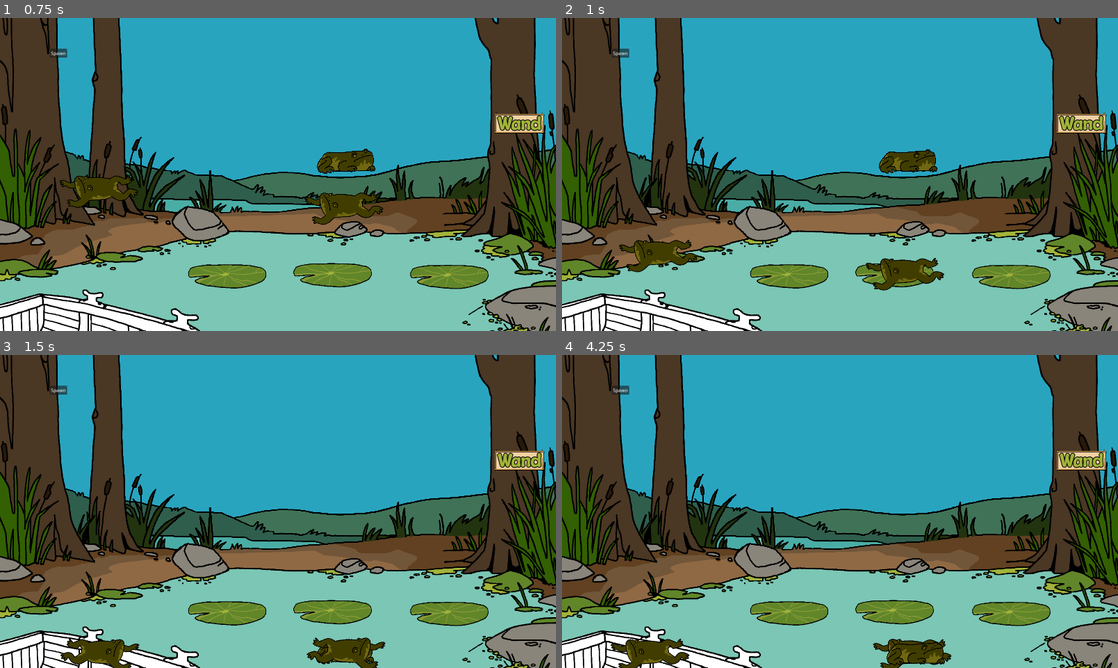
Above: before the commit, frames 1-4 (two rows, left to right).
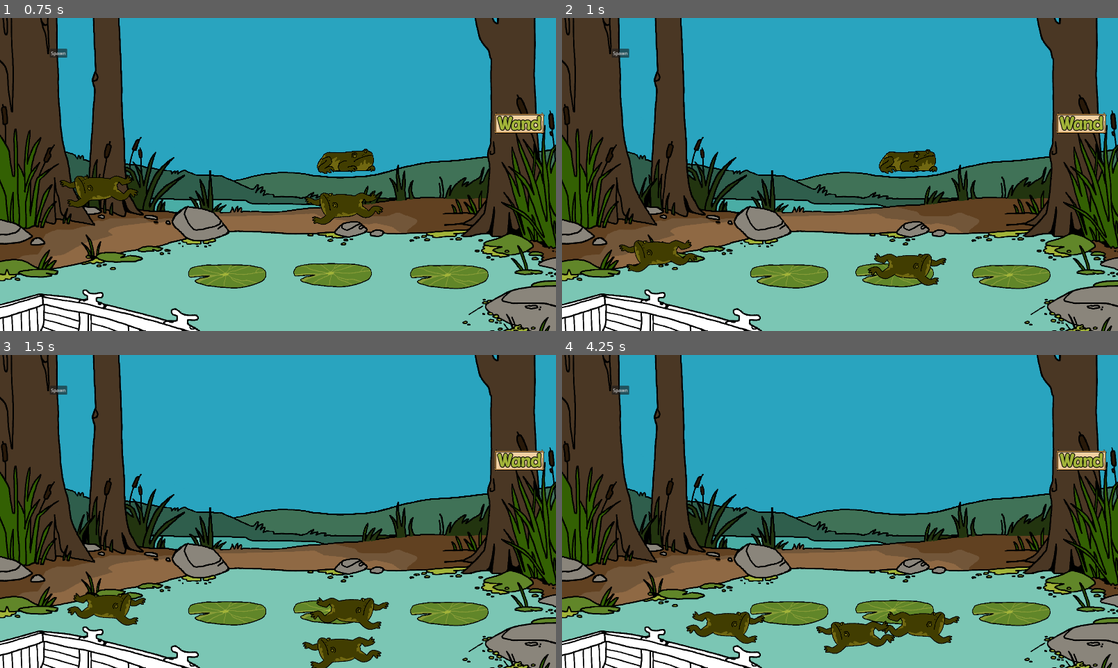
Above: after the commit, the same moments.

Repository: NotTom31/FroggeeToadems
Game: Godot game, scene res://Scenes/Levels/Test/Main-Scene-Evan.tscn
Two runs of this game, one before a commit and one after it. Both use one fixed random seed, a clock stepped at 60 frames per second and the inputs below. This scene is started directly instead of the project's main scene.
Inputs (mouse positions are in pixels of both pictures, inside the frame that each line leads up to):
- Up to frame 1 (0.75 s): move the mouse to (344, 161) at 0.52 s; hold Right (ui_right) from 0.53 s (still down); click (344, 161) at 0.67 s
- Up to frame 2 (1 s): keep holding Right (ui_right); tap Up (ui_up) at 0.77 s
- Up to frame 3 (1.5 s): keep holding Right (ui_right); move the mouse to (344, 652) at 1.27 s; click (344, 652) at 1.42 s
- Up to frame 4 (4.25 s): tap Up (ui_up) at 1.52, 3.02, 3.77 s; move the mouse to (667, 655) at 2.02 s; release Right (ui_right) at 2.03 s; hold Left (ui_left) 2.03-2.78 s; click (667, 655) at 2.17 s; move the mouse to (667, 652) at 2.77 s; hold Right (ui_right) from 2.78 s (still down); click (667, 652) at 2.92 s; move the mouse to (912, 655) at 3.52 s; click (912, 655) at 3.67 s

Frame 1 is identical in both runs. In frame 2, 0.8% of the frame differs, in the area x 54-70%, y 75-88%; in frame 3, 3.1%; in frame 4, 4.2%, in the area x 8-72%, y 81-100%.
Error in both runs: Invalid assignment of property or key 'visible' with value of type 'bool' on a base object of type 'null instance'. (res://Code/Managers/LevelManager.gd:19)

Commit message:
swimming backwards debug attempt

Diff:
--- a/Code/FrogLogic/FrogStates/FrogCharge.gd
+++ b/Code/FrogLogic/FrogStates/FrogCharge.gd
@@ -10,6 +10,7 @@
 
 func Enter():
 	CanJump = true
+	frog.velocity = frog.velocity/5
 	play_charge_animation()
 
 func Exit():
--- a/Code/FrogLogic/FrogStates/FrogSwim.gd
+++ b/Code/FrogLogic/FrogStates/FrogSwim.gd
@@ -1,16 +1,68 @@
 extends State
 class_name FrogSwim
 
-@export var move_speed := 40.0
+@export var move_speed_x := 200
+@export var move_speed_y :=60
+# percentage of velocity maintained per delta step, 1 = no friction
+@export var damping = 0.988
 
 var move_direction : Vector2
 var wander_time : float
 
+#var to track if the frog has kicked (max acceleration)
+var push : bool
+
+#defining bounding box for frogs; closer they are to borders the more they are impelled to swim in; if beyond borders they can only swim in
+var left_bound = -680
+var right_bound = 800
+var xrange = right_bound-left_bound
+var hi_bound = 630
+var lo_bound = 750
+var yrange = lo_bound-hi_bound
+
+
 func randomize_wander():
-	move_direction = Vector2(randf_range(-1, 1), 0).normalized()
-	wander_time = randf_range(1, 3)
+	# calculate how close frogs are to center of bounding box
+	# if at center return 0
+	# if at edges, return 1 (right) or -1 (left)
+	# outside of edges, |ratio| > 1
+	var ratiox = (2*(frog.position.x-left_bound)/xrange) - 1
+	var ratioy = (2*(frog.position.y-hi_bound)/yrange)- 1
+	# ratio is used in denominator, so must handle divide by 0 case w arbitrary small number
+	if ratiox == 0:
+		ratiox = .01
+	if ratioy == 0:
+		ratioy = .01
+
+	move_direction = Vector2(
+		# x dir
+		randf_range(-1, 1)
+		# random component more influential if close to center
+		*(1/ratiox)
+		# bias more influential if close to edge
+		-ratiox,
+		# y dir
+		randf_range(-1,1)*(1/ratioy)-ratioy
+		# convert to unit vec
+		).normalized()
+	wander_time = randf_range(1, 4)
+	# reset velocity, which is gradually decreased in delta function
+	push = true
+
+	# old implementation, rejected bc all frogs tend to center
+	#var ratiox = (frog.position.x-left_bound)/xrange
+	#var ratioy = (frog.position.y-hi_bound)/yrange
+	#
+	#move_direction = Vector2(
+		## x dir
+		#randf_range(-1*ratiox, 1-ratiox),
+		## y dir
+		#randf_range(-1*(ratioy), 1-(ratioy))
+		#).normalized()
+	#wander_time = randf_range(1, 4)
 
 func Enter():
+	frog.disable_gravity()
 	if get_tree().root.get_child(0) is Main:
 		get_tree().root.get_child(0).play_sound("splash_med")
 	$"../../FrogSpriteHandler".play_jump()
@@ -27,13 +79,18 @@
 func Update(delta: float):
 	if wander_time > 0:
 		wander_time -= delta
-
 	else:
-		pass
-		Transitioned.emit(self, "FrogCharge")
-		randomize_wander()
+		#Transitioned.emit(self, "FrogCharge")
+		# changed from forcing jump after each wander to chance of jump after each wander
+		var jump_chance = randi_range(1,3)
+		if jump_chance == 3:
+			Transitioned.emit(self, "FrogCharge")
+		else:
+			randomize_wander()
 
 func Physics_Update(delta: float):
-	if frog && frog.is_on_floor():
-		frog.velocity = Vector2(move_direction.x * move_speed, frog.velocity.y + move_direction.y)
-		#frog.rotation = lerp(frog.rotation, 60.0, 1.0)
+	if push == true: #frog: #&& frog.is_on_floor():
+		frog.velocity = Vector2(move_direction.x * move_speed_x, move_direction.y * move_speed_y)
+		push = false
+	else:
+		frog.velocity = frog.velocity*damping
--- a/Code/FrogLogic/FrogTypes/basic_frog.gd
+++ b/Code/FrogLogic/FrogTypes/basic_frog.gd
@@ -14,13 +14,14 @@
 var mouse_position
 var is_sprite_flipped = false
 var ribbit_timer : float = 0.0
+var over_water = false
 
 var original_layer: int
 var original_mask: int
 
 var slot_beneath : FrogSlot = null
 signal Transitioned
-signal frog_deselected(frog : BasicFrog, pos : Vector2)
+signal frog_deselected(frog : BasicFrog, pos : Vector2, over_water : bool)
 signal slot_assigned(frog : BasicFrog, slot : FrogSlot)
 
 var on_lillypad := false:
@@ -85,7 +86,7 @@
 				assign_to_slot(null)
 			else:
 				selected = false
-				frog_deselected.emit(self, global_position)
+				frog_deselected.emit(self, global_position, over_water)
 		elif lvl_manager.state == LevelManager.ClickState.WAND:
 			var lil = find_lillypad_below()
 			if lil != null:
--- a/Code/Legacy/frog_detection_area.gd
+++ b/Code/Legacy/frog_detection_area.gd
@@ -8,3 +8,10 @@
 	var current_state = parent.get_node("StateMachine").current_state
 	if current_state is FrogFall or current_state is FrogJump:
 		parent.transition_to_swim()
+	parent.over_water = true
+
+func _on_area_exited(area: Area2D) -> void:
+	var parent = area.get_parent()
+	if parent is not BasicFrog:
+		return
+	parent.over_water = false
--- a/Code/Managers/LevelManager.gd
+++ b/Code/Managers/LevelManager.gd
@@ -231,11 +231,14 @@
 			result = fs
 	return result
 
-func _on_frog_deselected(frog: BasicFrog, pos: Vector2) -> void:
+func _on_frog_deselected(frog: BasicFrog, pos: Vector2, over_water : bool) -> void:
 	var slot = closest_open_frog_slot(pos)
 
 	if slot == null:
-		frog.Transitioned.emit("FrogFall")
+		if over_water == true:
+			frog.Transitioned.emit("FrogSwim")
+		else:
+			frog.Transitioned.emit("FrogFall")
 		return
 
 	frog.Transitioned.emit("FrogStacked")
--- a/Scenes/FrogDetectionArea.tscn
+++ b/Scenes/FrogDetectionArea.tscn
@@ -4,12 +4,13 @@
 [ext_resource type="Script" path="res://Code/Legacy/frog_detection_area.gd" id="1_ppca7"]
 
 [sub_resource type="RectangleShape2D" id="RectangleShape2D_604wb"]
-size = Vector2(1920, 40)
+size = Vector2(1920, 289)
 
 [node name="FrogDetectionArea" type="Area2D"]
 script = ExtResource("1_ppca7")
 
 [node name="CollisionShape2D" type="CollisionShape2D" parent="."]
+position = Vector2(0, -124.5)
 shape = SubResource("RectangleShape2D_604wb")
 
 [node name="Sprite2D" type="Sprite2D" parent="."]
@@ -19,3 +20,4 @@
 texture = ExtResource("1_alkt3")
 
 [connection signal="area_entered" from="." to="." method="_on_area_entered"]
+[connection signal="area_exited" from="." to="." method="_on_area_exited"]
